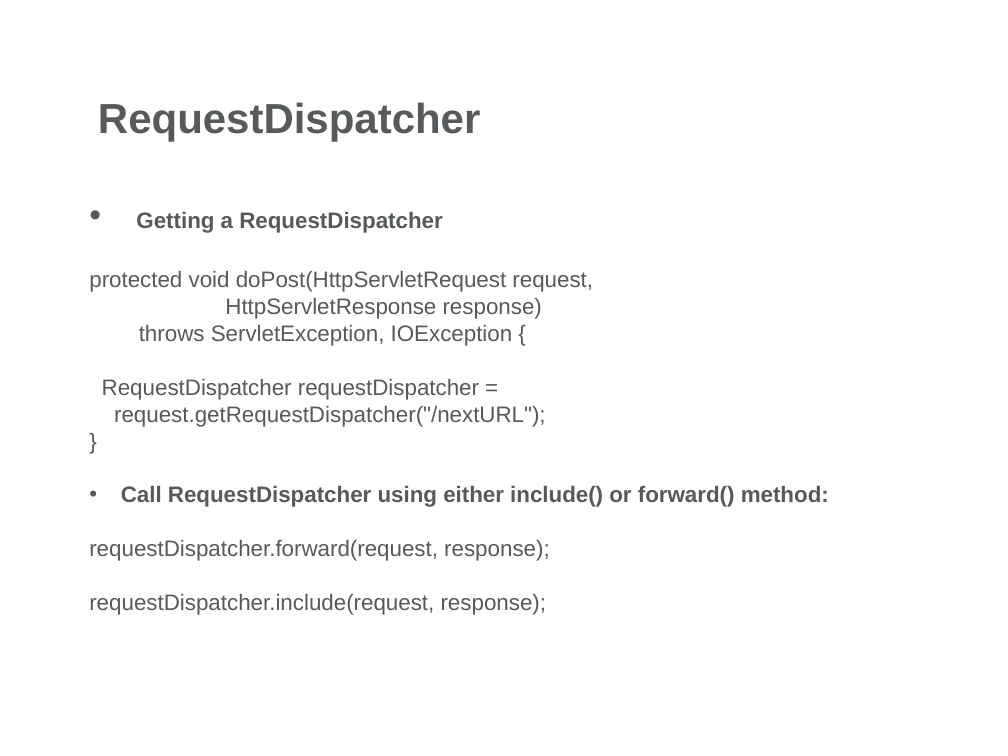
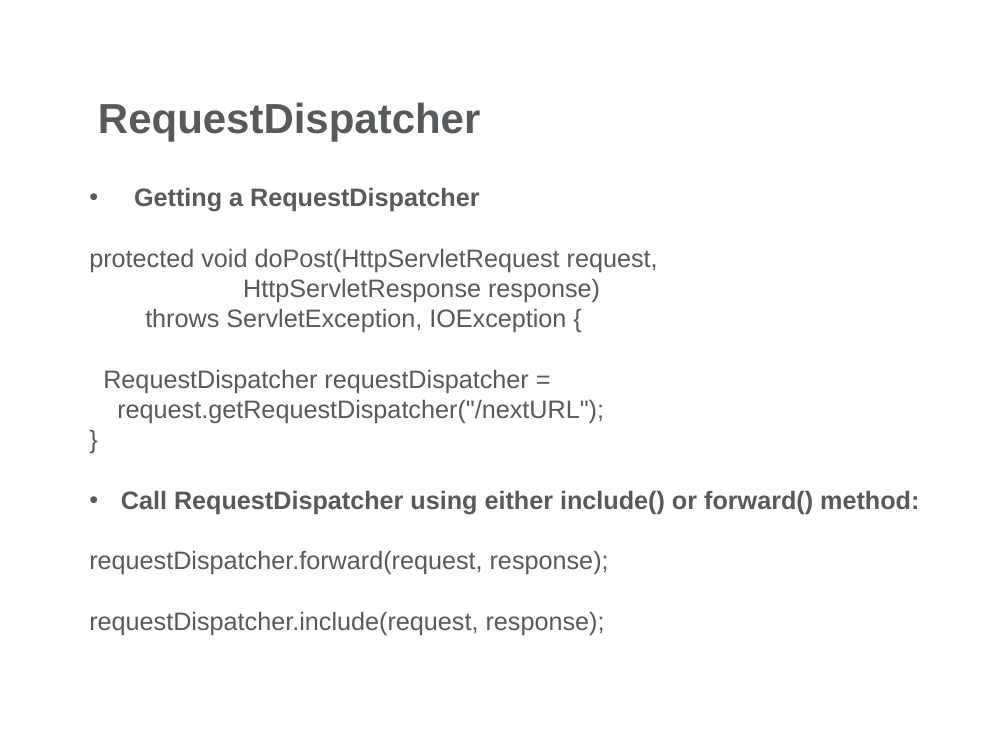
Before and after one commit to milanblank/JavaDocs, a slide deck: slide 14 of Servlets/Day2/Docs/Web Presentation-Part2.pptx. Drawn at 1008x756 pixels with LibreOffice and Linux fonts; fonts in the diff are those of the drawing; background and template pictures are left out. Boxes give left, top, right and bottom in pixels: in the first picture for what was removed or moved away, otherwise in the second. Text is boxed around its words. In the diff, an @@ line names an element or a change of style, - is before the commit and + after.

Commit message:
Servlets day2

```diff
--- a/Servlets/Day2/Docs/Web Presentation-Part2.pptx
+++ b/Servlets/Day2/Docs/Web Presentation-Part2.pptx
@@ text "Getting a RequestDispatcher": place and size @@
-text "Getting a RequestDispatcher" at [89,212,829,615]
+text "Getting a RequestDispatcher" at [89,187,919,635]
@@ text "Getting a RequestDispatcher" at [89,187,919,635]: size 16 to 18 pt @@
```
Also in this commit, not shown: 14 other slides changed, 25 other files.
